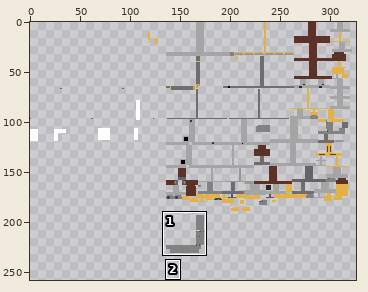
One commit to this sprite sheet: src/main/resources/assets/cgs/textures/guns/shotgun/shotgun.png. The picture above shows the old version from afar; the outline marks the close-up.
Close-up. Before the commit:
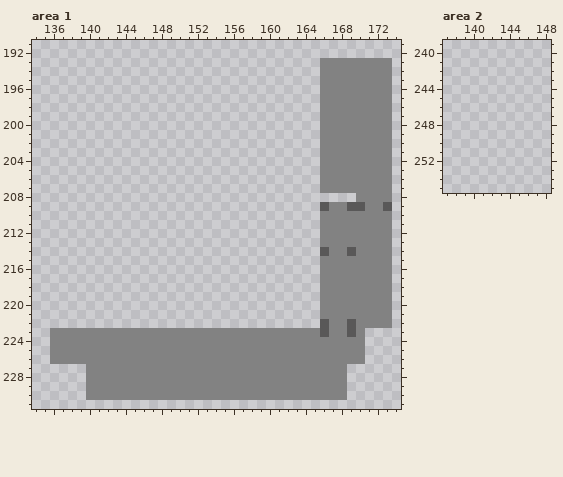
The file is 512x512 pixels. Colours within 5 levels of each other are drawn and written as one. Shown: area 1: x 134..174, y 191..231; area 2: x 137..148, y 239..255. The wide view leaves out empty margins. The commit also changed other parts of the picture, which this record leaves out.
The same view after the edit:
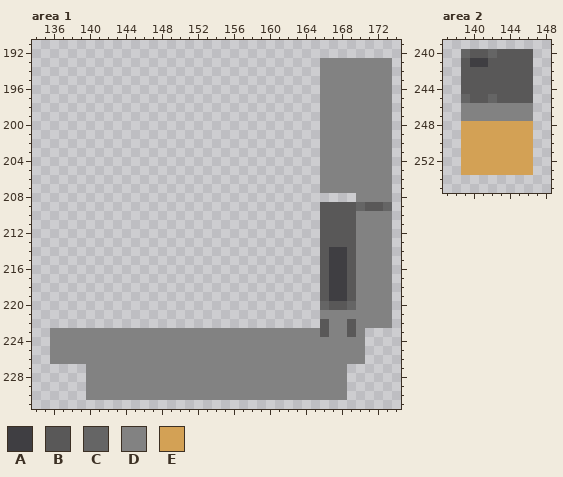
Palette (. is transparent): A #3f3e42  B #595858  C #656565  D #828282  E #d3a155
The exact change:
{"where": "area 1"}
{"y":209,"x":167,"old":"DD","new":"BB"}
{"y":209,"x":170,"old":"BDDB","new":"CBBC"}
{"y":210,"x":166,"old":"DDDD","new":"BBBB"}
{"y":211,"x":166,"old":"DDDD","new":"BBBB"}
{"y":212,"x":166,"old":"DDDD","new":"BBBB"}
{"y":213,"x":166,"old":"DDDD","new":"BBBB"}
{"y":214,"x":167,"old":"DD","new":"AA"}
{"y":215,"x":166,"old":"DDDD","new":"BAAB"}
{"y":216,"x":166,"old":"DDDD","new":"BAAB"}
{"y":217,"x":166,"old":"DDDD","new":"BAAB"}
{"y":218,"x":166,"old":"DDDD","new":"BAAB"}
{"y":219,"x":166,"old":"DDDD","new":"BAAB"}
{"y":220,"x":166,"old":"DDDD","new":"CBBC"}
{"where": "area 2"}
{"y":240,"x":139,"old":"........","new":"CBBCBBBB"}
{"y":241,"x":139,"old":"........","new":"BAABBBBB"}
{"y":242,"x":139,"old":"........","new":"BBBBBBBB"}
{"y":243,"x":139,"old":"........","new":"BBBBBBBB"}
{"y":244,"x":139,"old":"........","new":"BBBBBBBB"}
{"y":245,"x":139,"old":"........","new":"CBBCBBBB"}
{"y":246,"x":139,"old":"........","new":"DDDDDDDD"}
{"y":247,"x":139,"old":"........","new":"DDDDDDDD"}
{"y":248,"x":139,"old":"........","new":"EEEEEEEE"}
{"y":249,"x":139,"old":"........","new":"EEEEEEEE"}
{"y":250,"x":139,"old":"........","new":"EEEEEEEE"}
{"y":251,"x":139,"old":"........","new":"EEEEEEEE"}
{"y":252,"x":139,"old":"........","new":"EEEEEEEE"}
{"y":253,"x":139,"old":"........","new":"EEEEEEEE"}
